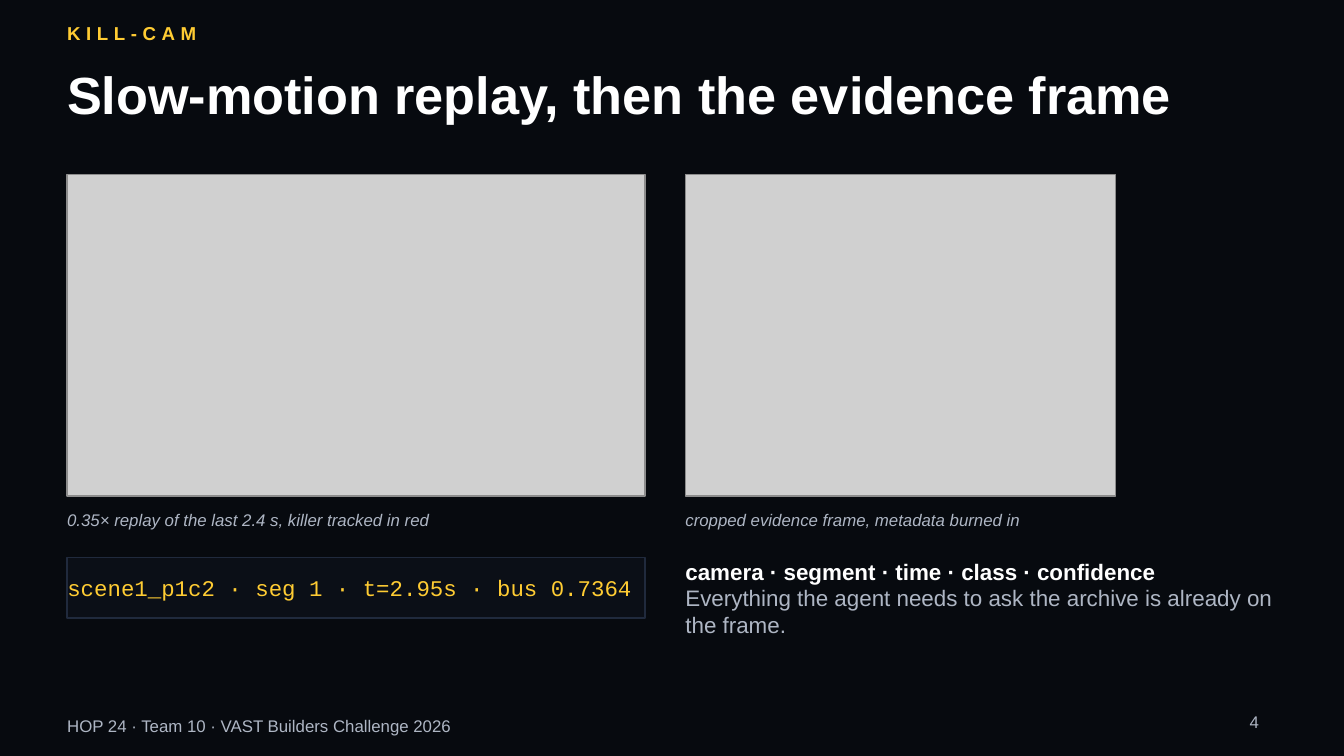
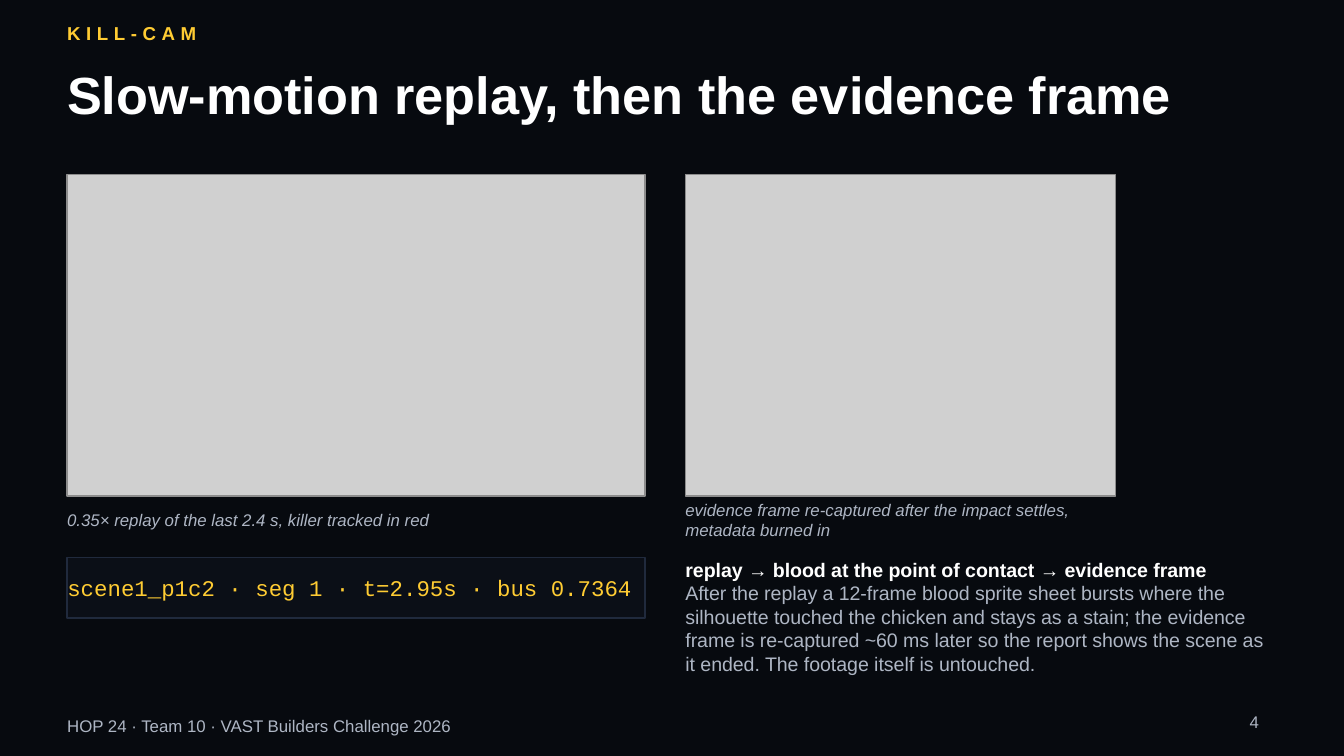
Before and after one commit to vnmoorthy/hop24, a slide deck: slide 4 of docs/Hop24-deck.pptx. Drawn at 1344x756 pixels with LibreOffice and Linux fonts; fonts in the diff are those of the drawing; grey boxes stand for pictures. Boxes give left, top, right and bottom in pixels: in the first picture for what was removed or moved away, otherwise in the second. Text is boxed around its words. In the diff, an @@ line names an element or a change of style, - is before the commit and + after.

```diff
--- a/docs/Hop24-deck.pptx
+++ b/docs/Hop24-deck.pptx
@@ text at bbox=[685, 504, 1069, 536]: text changed @@
-cropped evidence frame, metadata burned in
+evidence frame re-captured after the impact settles, metadata burned in
@@ text at bbox=[685, 562, 1264, 675]: text changed; size 12 to 10.5 pt @@
-camera · segment · time · class · confidence
-Everything the agent needs to ask the archive is already on the frame.
+replay → blood at the point of contact → evidence frame
+After the replay a 12-frame blood sprite sheet bursts where the silhouette touched the chicken and stays as a stain; the evidence frame is re-captured ~60 ms later so the report shows the scene as it ended. The footage itself is untouched.
```
Also in this commit, not shown: 6 other slides changed, 13 other files.
